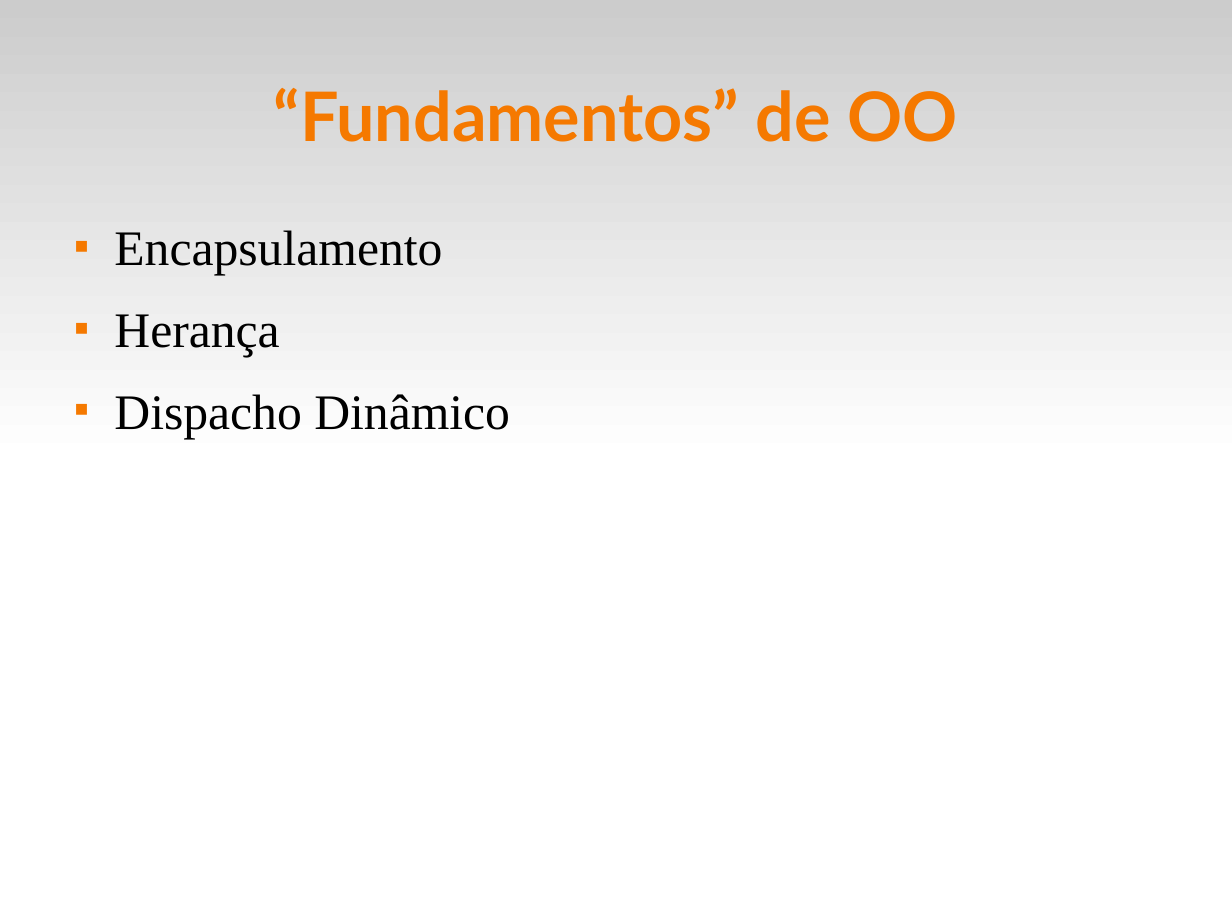
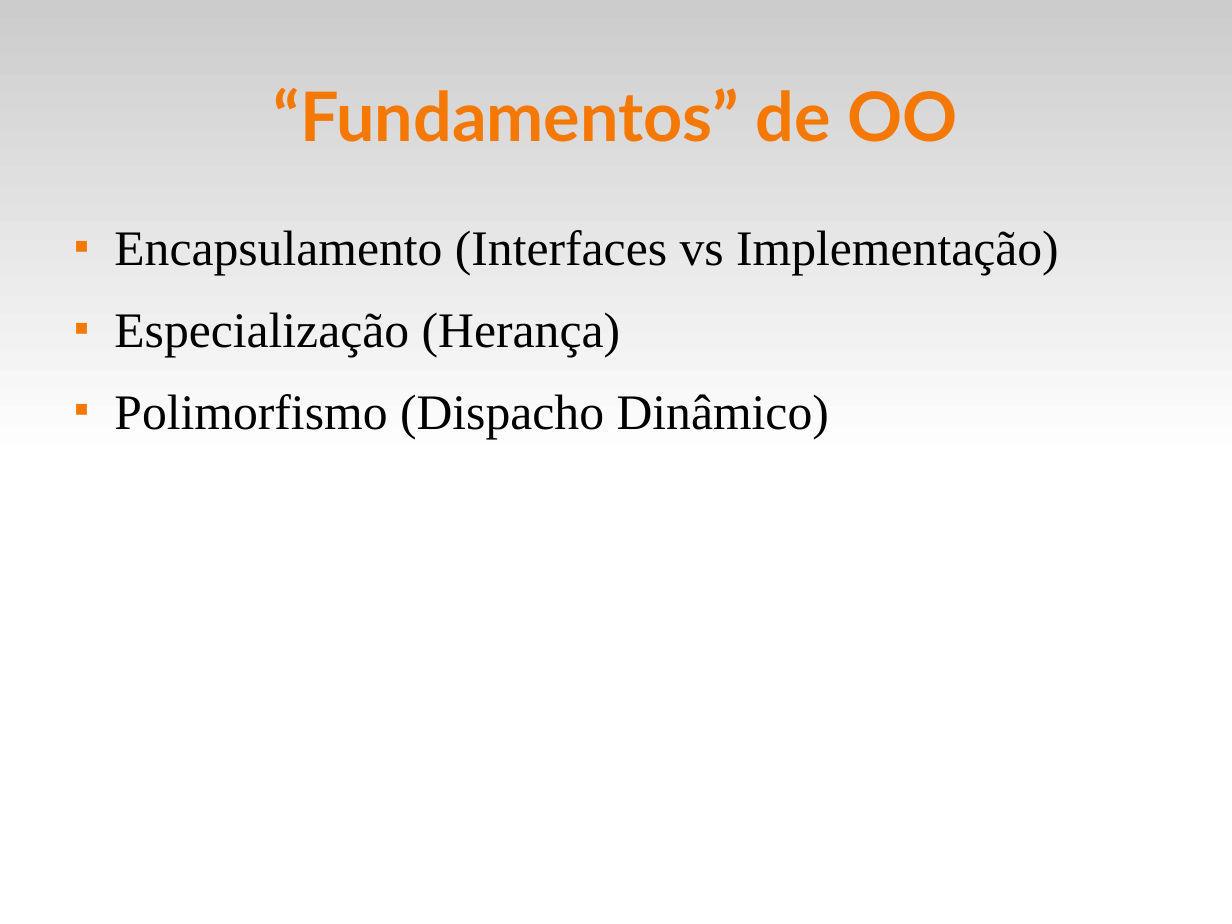
Before and after one commit to fsantanna-uerj/EDL, a slide deck: slide 8 of slides/edl-09-oo.odp. Drawn at 1232x924 pixels with LibreOffice and Linux fonts; fonts in the diff are those of the drawing. Boxes give left, top, right and bottom in pixels: in the first picture for what was removed or moved away, otherwise in the second. Text is boxed around its words. In the diff, an @@ line names an element or a change of style, - is before the commit and + after.

```diff
--- a/slides/edl-09-oo.odp
+++ b/slides/edl-09-oo.odp
@@ text at (x1=114, y1=230, x2=1059, y2=439): text changed @@
-■ Encapsulamento
-■ Herança
-■ Dispacho Dinâmico
+■ Encapsulamento (Interfaces vs Implementação)
+■ Especialização (Herança)
+■ Polimorfismo (Dispacho Dinâmico)
```
Also in this commit, not shown: 5 other slides changed, 8 other files.
